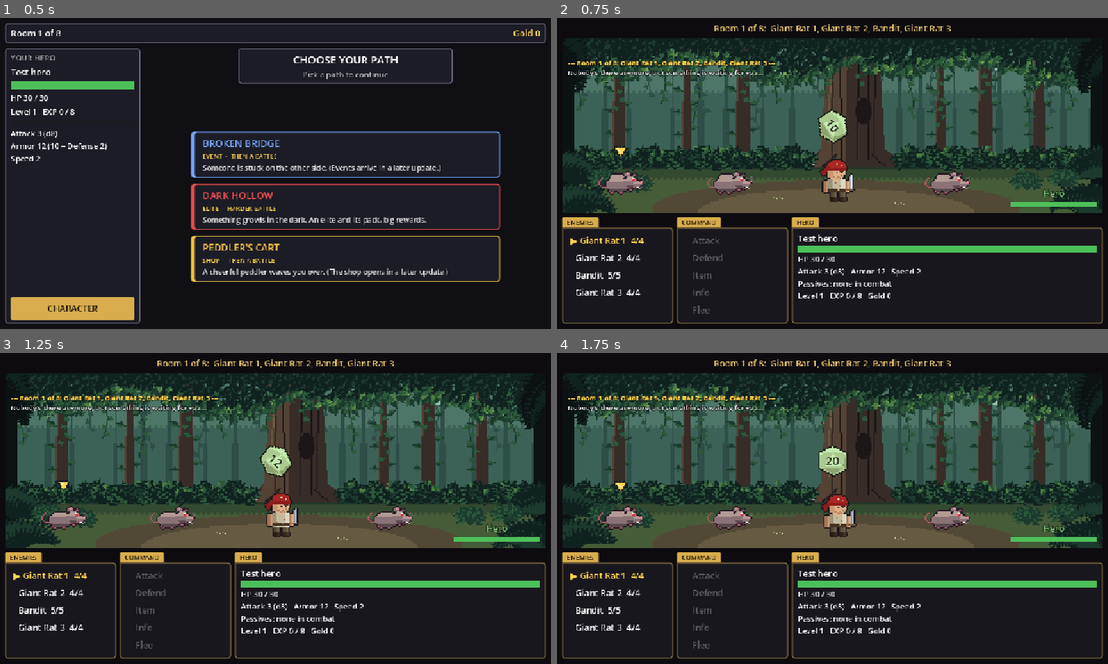
Above: before the commit, frames 1-4 (two rows, left to right).
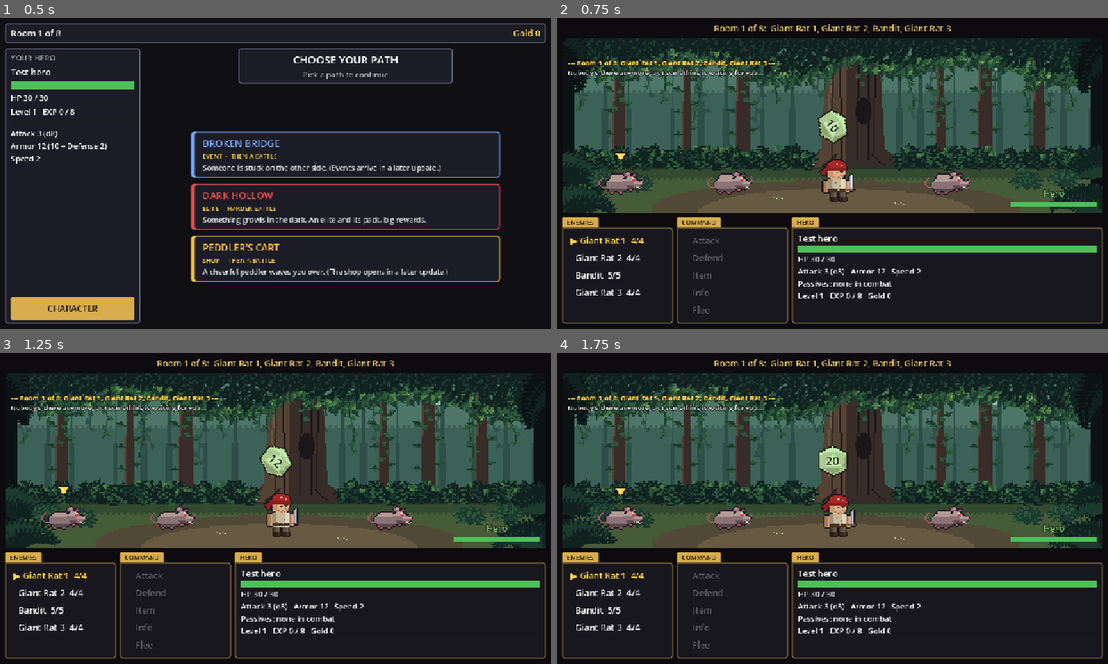
Above: after the commit, the same moments.

Repository: khasmn/project-k
Game: Godot game, scene res://scenes/path/path.tscn
Same seed, same stepped clock (60 frames per second), same inputs: the game is played once before the commit and once after it. This scene is started directly instead of the project's main scene.
Inputs (mouse positions are in pixels of both pictures, inside the frame that each line leads up to):
- Up to frame 1 (0.5 s): no input
- Up to frame 2 (0.75 s): click (904, 154) at 0.5 s
- Up to frame 3 (1.25 s): no input
- Up to frame 4 (1.75 s): click (617, 514) at 1.27 s

Frame 1 is identical in both runs. In frame 2, less than 0.1% of the frame differs, in the area x 10-13%, y 41-47%; in frame 3, less than 0.1%; in frame 4, less than 0.1%.

Commit message:
Add elite and boss sprites on bigger canvases
Co-Authored-By: Claude Opus 5.5 <noreply@anthropic.com>

Diff:
--- a/data/enemies.json
+++ b/data/enemies.json
@@ -5,11 +5,11 @@
 	"skeleton": {"name": "Skeleton", "hp": 8, "attack": 0, "defense": 1, "speed": 1, "weapon": "rusty sword", "damage_die": 4, "exp": 7, "gold": 4, "rooms": [5, 8], "elite": "bone_knight", "sprite": "skeleton_idle"},
 	"orc_raider": {"name": "Orc Raider", "hp": 9, "attack": 1, "defense": 1, "speed": 2, "weapon": "cleaver", "damage_die": 4, "exp": 9, "gold": 5, "rooms": [5, 8], "elite": "orc_warlord", "sprite": "orc_raider_idle"},
 
-	"rat_king": {"name": "Rat King", "hp": 10, "attack": 1, "defense": 1, "speed": 3, "weapon": "bite", "damage_die": 4, "exp": 12, "gold": 6},
-	"bandit_captain": {"name": "Bandit Captain", "hp": 14, "attack": 2, "defense": 1, "speed": 2, "weapon": "saber", "damage_die": 6, "exp": 14, "gold": 9},
-	"dire_wolf": {"name": "Dire Wolf", "hp": 14, "attack": 2, "defense": 1, "speed": 5, "weapon": "bite", "damage_die": 6, "exp": 16, "gold": 9},
-	"bone_knight": {"name": "Bone Knight", "hp": 18, "attack": 2, "defense": 3, "speed": 1, "weapon": "longsword", "damage_die": 6, "exp": 18, "gold": 11},
-	"orc_warlord": {"name": "Orc Warlord", "hp": 22, "attack": 3, "defense": 2, "speed": 2, "weapon": "great axe", "damage_die": 6, "exp": 20, "gold": 13},
+	"rat_king": {"name": "Rat King", "hp": 10, "attack": 1, "defense": 1, "speed": 3, "weapon": "bite", "damage_die": 4, "exp": 12, "gold": 6, "sprite": "rat_king_idle"},
+	"bandit_captain": {"name": "Bandit Captain", "hp": 14, "attack": 2, "defense": 1, "speed": 2, "weapon": "saber", "damage_die": 6, "exp": 14, "gold": 9, "sprite": "bandit_captain_idle"},
+	"dire_wolf": {"name": "Dire Wolf", "hp": 14, "attack": 2, "defense": 1, "speed": 5, "weapon": "bite", "damage_die": 6, "exp": 16, "gold": 9, "sprite": "dire_wolf_idle"},
+	"bone_knight": {"name": "Bone Knight", "hp": 18, "attack": 2, "defense": 3, "speed": 1, "weapon": "longsword", "damage_die": 6, "exp": 18, "gold": 11, "sprite": "bone_knight_idle"},
+	"orc_warlord": {"name": "Orc Warlord", "hp": 22, "attack": 3, "defense": 2, "speed": 2, "weapon": "great axe", "damage_die": 6, "exp": 20, "gold": 13, "sprite": "orc_warlord_idle"},
 
-	"bandit_chief": {"name": "Bandit Chief", "hp": 30, "attack": 3, "defense": 2, "speed": 2, "weapon": "axe", "damage_die": 8, "exp": 30, "gold": 0, "guards": ["bandit", "bandit"]}
+	"bandit_chief": {"name": "Bandit Chief", "hp": 30, "attack": 3, "defense": 2, "speed": 2, "weapon": "axe", "damage_die": 8, "exp": 30, "gold": 0, "guards": ["bandit", "bandit"], "sprite": "bandit_chief_idle"}
 }
--- a/scripts/combat/combat_screen.gd
+++ b/scripts/combat/combat_screen.gd
@@ -335,10 +335,15 @@
 		var picture: TextureRect = TextureRect.new()
 		picture.texture = _strip("res://assets/sprites/enemies/%s.png" % foe.sprite)
 		picture.expand_mode = TextureRect.EXPAND_IGNORE_SIZE
-		picture.set_anchors_and_offsets_preset(Control.PRESET_CENTER, Control.PRESET_MODE_KEEP_SIZE)
-		picture.custom_minimum_size = Vector2(SPRITE_SIZE, SPRITE_SIZE)
-		picture.grow_horizontal = Control.GROW_DIRECTION_BOTH
-		picture.grow_vertical = Control.GROW_DIRECTION_BOTH
+		# Bosses are drawn on bigger canvases (48 or 64 px); all art keeps the same pixel scale and stands on the card's floor.
+		var shown: float = picture.texture.region.size.y * SPRITE_SIZE / 32
+		picture.set_anchors_and_offsets_preset(Control.PRESET_CENTER_BOTTOM)
+		picture.offset_left = -shown / 2
+		picture.offset_right = shown / 2
+		picture.offset_top = -10 - shown
+		picture.offset_bottom = -10
+		arrow.offset_top = card.custom_minimum_size.y - shown - 22
+		arrow.offset_bottom = arrow.offset_top + 24
 		picture.mouse_filter = Control.MOUSE_FILTER_IGNORE
 		card.add_child(picture)
 		lines.hide()  # art only: the info shows on hover or with the Info command
Binary file added: assets/sprites/enemies/bandit_captain_idle.png
Not shown, added: assets/sprites/enemies/bandit_captain_idle.png.import
Binary file added: assets/sprites/enemies/bandit_chief_idle.png
Not shown, added: assets/sprites/enemies/bandit_chief_idle.png.import
Binary file added: assets/sprites/enemies/bone_knight_idle.png
Not shown, added: assets/sprites/enemies/bone_knight_idle.png.import
Binary file added: assets/sprites/enemies/dire_wolf_idle.png
Not shown, added: assets/sprites/enemies/dire_wolf_idle.png.import
Binary file added: assets/sprites/enemies/orc_warlord_idle.png
Not shown, added: assets/sprites/enemies/orc_warlord_idle.png.import
Binary file added: assets/sprites/enemies/rat_king_idle.png
Not shown, added: assets/sprites/enemies/rat_king_idle.png.import
(and 3 more such lines)
